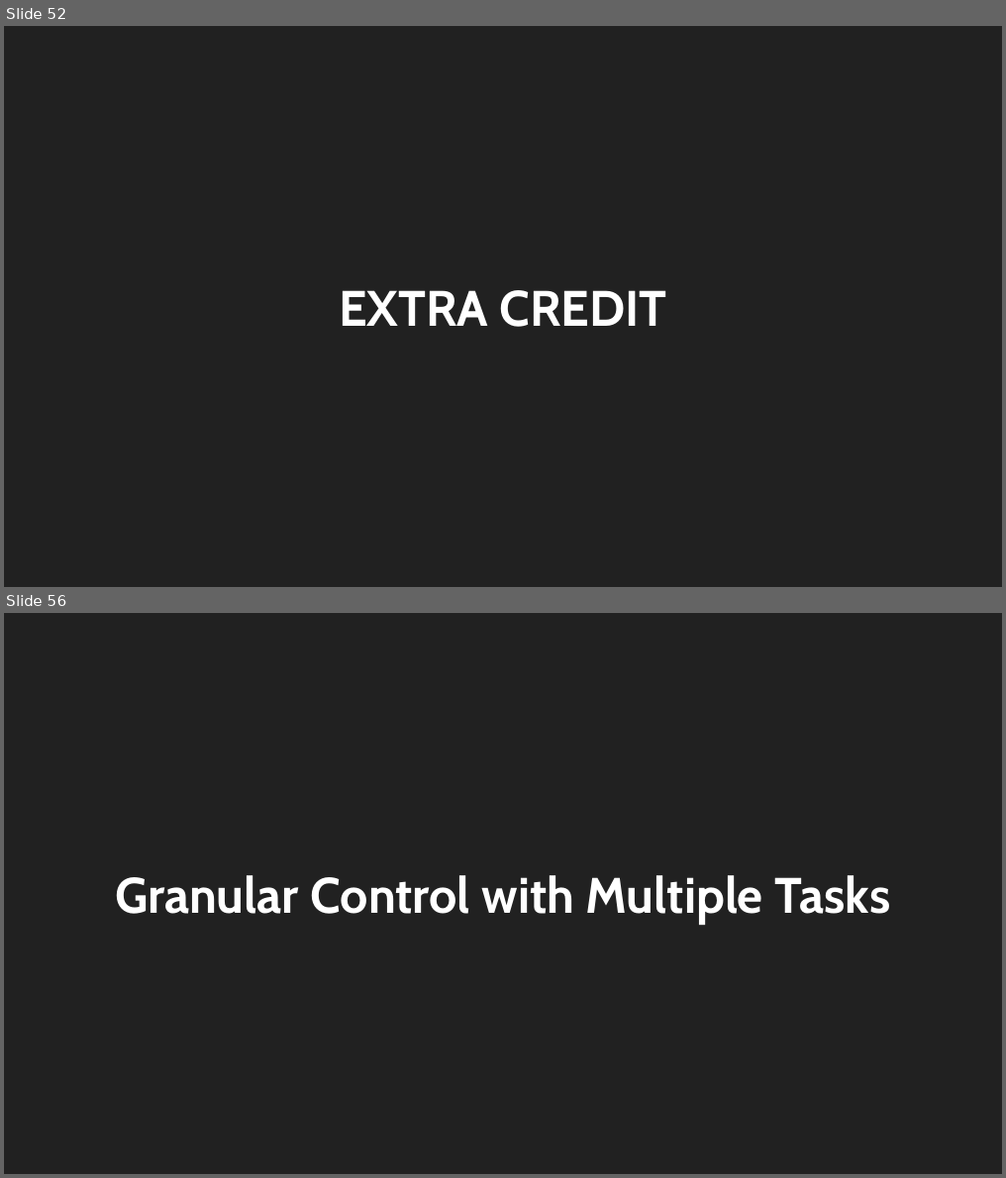
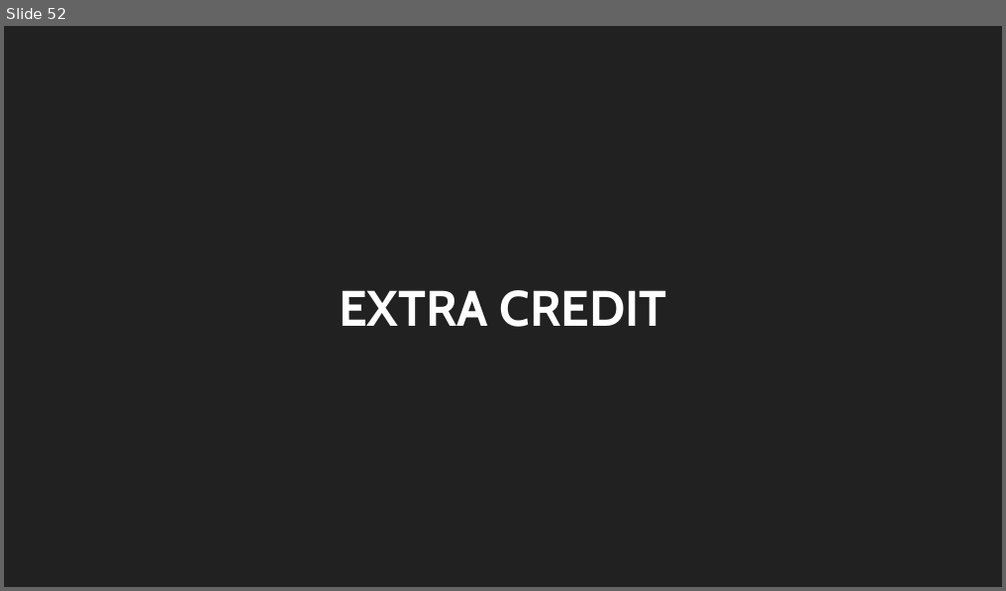
Before and after one commit to trendscenter/ClusterWorkshop, a slide deck: Introduction to the TReNDs Cluster.pptx. Shown one above the other, each under a label of ours: slides 52 and 56 before the commit, slide 52 after it; the slides between them are not shown. The pictures are 1006x1178 and 1006x591 pixels, drawn with LibreOffice and Linux fonts; fonts in the diff are those of the drawing. Boxes give left, top, right and bottom in pixels: in the first picture for what was removed or moved away, otherwise in the second. Text is boxed around its words. In the diff, an @@ line names an element or a change of style, - is before the commit and + after.

```diff
--- a/Introduction to the TReNDs Cluster.pptx
+++ b/Introduction to the TReNDs Cluster.pptx
@@ slide 56 removed at (4, 613, 1002, 1174), background #212121 @@
@@ title removed at (115, 875, 890, 924) @@
-Granular Control with Multiple Tasks
```
Also in this commit, not shown: 3 slides changed, 6 slides added, 4 other slides removed, 1 other file.
